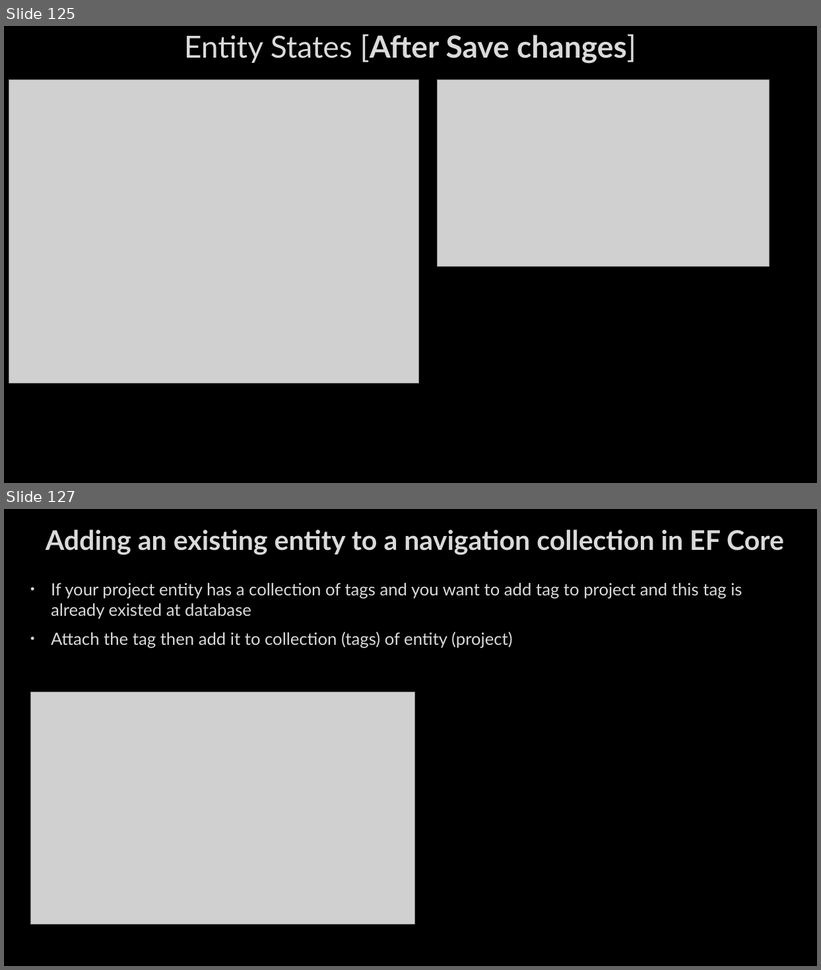
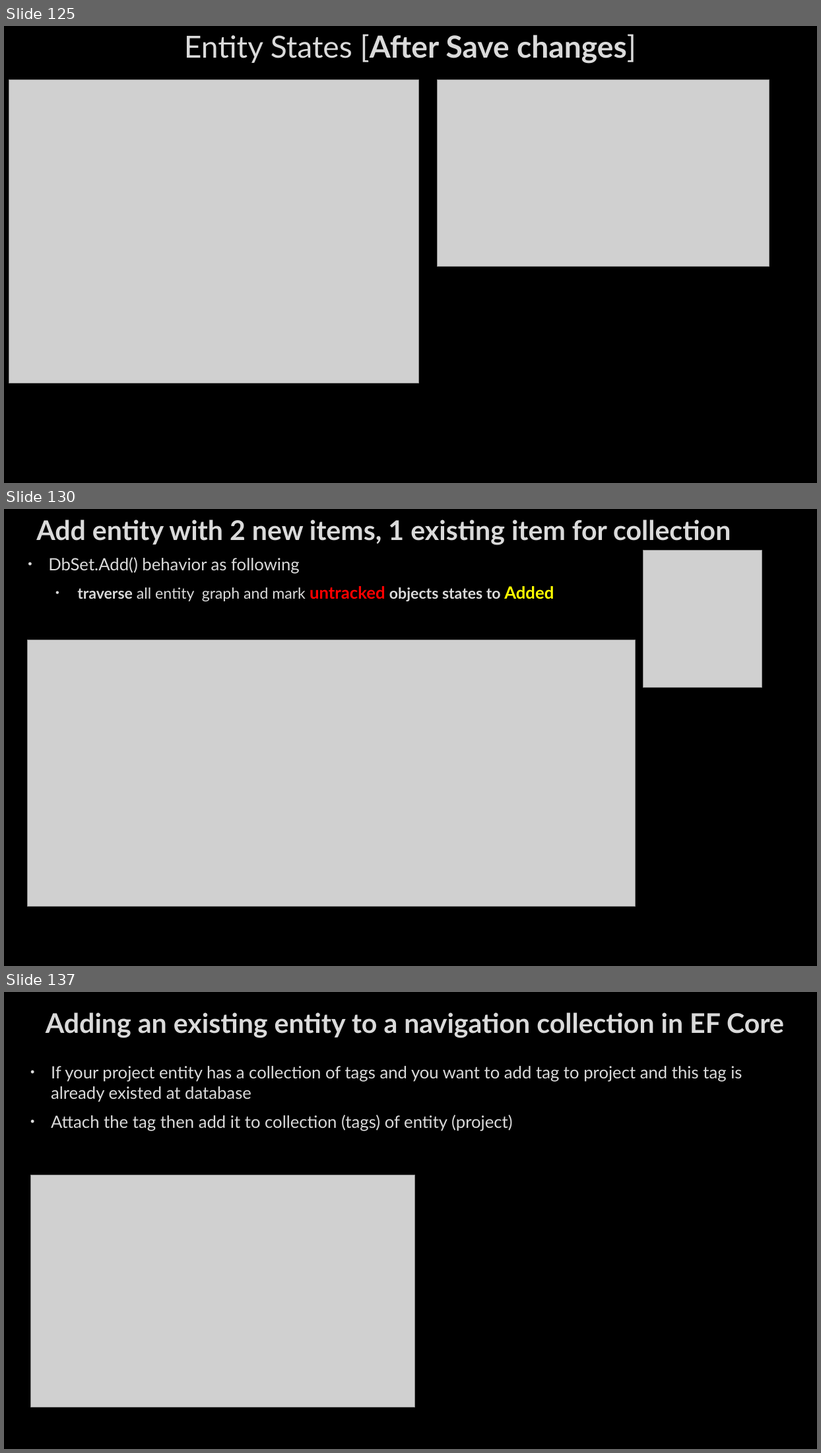
Before and after one commit to AhmedMohamedSamir1/Summary, a slide deck: Dot Net/1_C#, LINQ, EF,OOP&Solid.pptx. Shown one above the other, each under a label of ours: slides 125 and 127 before the commit, slides 125, 130 and 137 after it; the slides between them are not shown. The pictures are 821x970 and 821x1453 pixels, drawn with LibreOffice and Linux fonts; fonts in the diff are those of the drawing; grey boxes stand for pictures; background and template pictures are left out. Boxes give left, top, right and bottom in pixels: in the first picture for what was removed or moved away, otherwise in the second. Text is boxed around its words. In the diff, an @@ line names an element or a change of style, - is before the commit and + after.

```diff
--- a/Dot Net/1_C#, LINQ, EF,OOP&Solid.pptx
+++ b/Dot Net/1_C#, LINQ, EF,OOP&Solid.pptx
@@ slide 130 added at <box>4,509,817,966</box>, background picture (left out) @@
@@ title added at <box>36,520,731,545</box>, 32 pt, text #DADADA, bold @@
+Add entity with 2 new items, 1 existing item for collection
@@ text added at <box>48,557,554,602</box>, 20 pt, text #DADADA @@
+• DbSet.Add() behavior as following
+  • traverse all entity graph and mark untracked objects states to Added
@@ picture added at <box>644,551,762,687</box> @@
@@ picture added at <box>27,640,636,907</box> @@
@@ what was slide 127 is now slide 137 @@
```
Also in this commit, not shown: 2 slides changed, 13 other slides added, 1 slide removed, 4 other files.
